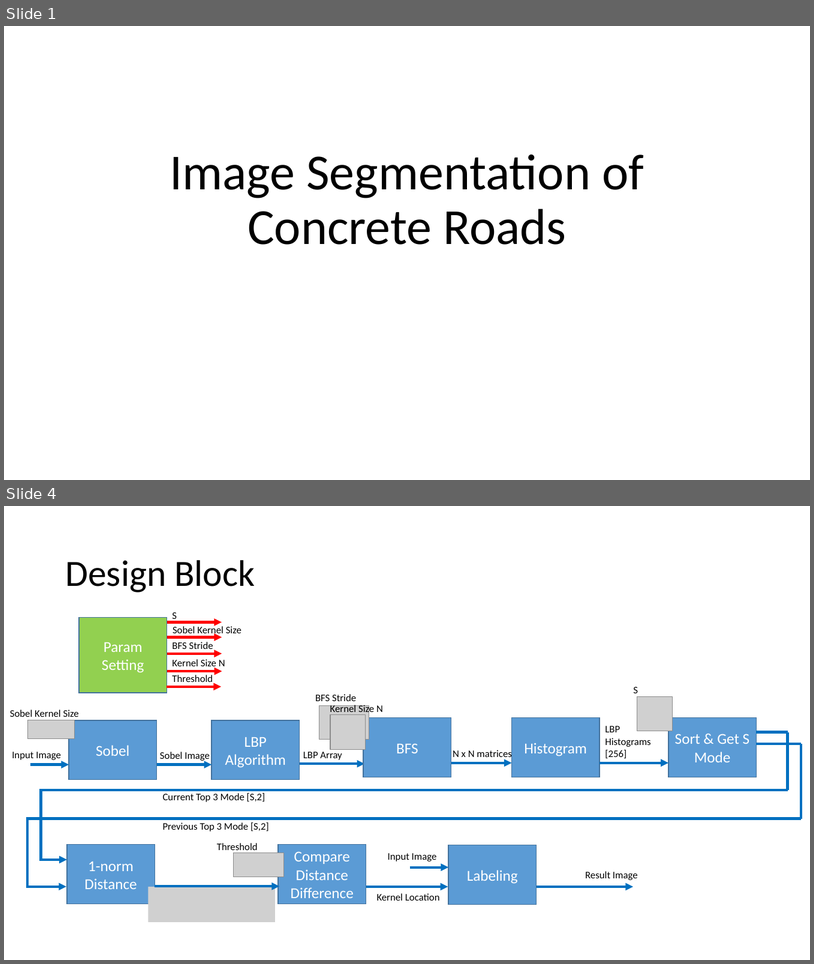
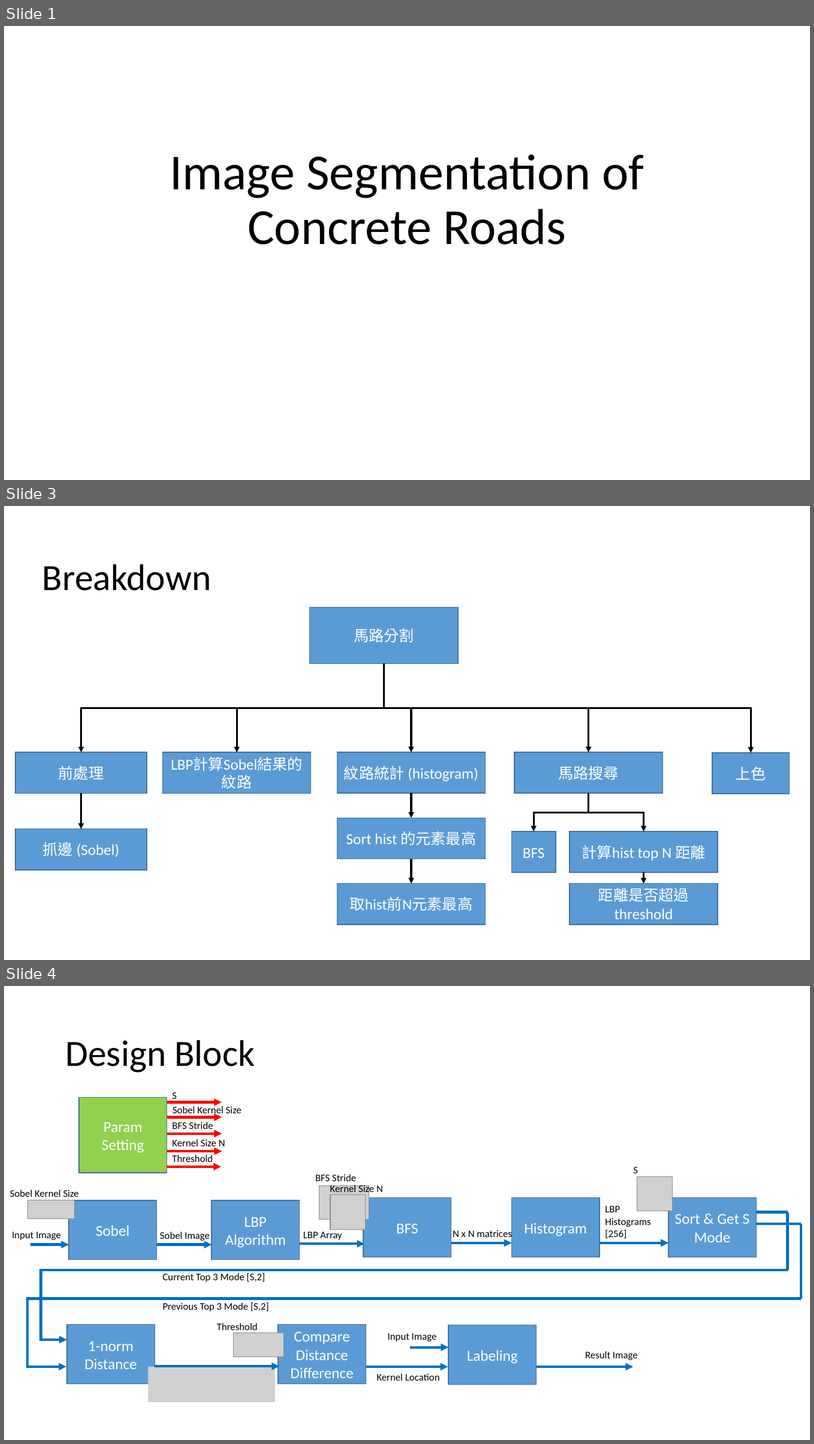
Before and after one commit to kennygnw/road_segmentation_hw, a slide deck: Image Segmentation of Concrete Roads.pptx. Shown one above the other, each under a label of ours: slides 1 and 4 before the commit, slides 1, 3 and 4 after it; the slides between them are not shown. The pictures are 814x964 and 814x1444 pixels, drawn with LibreOffice and Linux fonts; fonts in the diff are those of the drawing; grey boxes stand for pictures. Boxes give left, top, right and bottom in pixels: in the first picture for what was removed or moved away, otherwise in the second. Text is boxed around its words. In the diff, an @@ line names an element or a change of style, - is before the commit and + after.

```diff
--- a/Image Segmentation of Concrete Roads.pptx
+++ b/Image Segmentation of Concrete Roads.pptx
@@ slide 3 added at bbox=[4, 506, 810, 960], background #FFFFFF @@
@@ title added at bbox=[42, 564, 212, 591], 44 pt, text #000000 @@
+Breakdown
@@ rectangle added at bbox=[310, 607, 458, 663], fill #5B9BD5, outline #43739E 1 pt, 18 pt, text #FFFFFF @@
+馬路分割
@@ elbow arrow added from (384, 663) to (81, 752), #000000 2.25 pt @@
@@ elbow arrow added from (384, 663) to (237, 752), #000000 2.25 pt @@
@@ elbow arrow added from (384, 663) to (412, 752), #000000 2.25 pt @@
@@ elbow arrow added from (384, 663) to (589, 752), #000000 2.25 pt @@
@@ elbow arrow added from (384, 663) to (751, 753), #000000 2.25 pt @@
@@ rectangle added at bbox=[15, 752, 147, 793], fill #5B9BD5, outline #43739E 1 pt, 18 pt, text #FFFFFF @@
+前處理
@@ rectangle added at bbox=[162, 752, 311, 793], fill #5B9BD5, outline #43739E 1 pt, 18 pt, text #FFFFFF @@
+LBP計算Sobel結果的紋路
@@ rectangle added at bbox=[338, 752, 486, 793], fill #5B9BD5, outline #43739E 1 pt, 18 pt, text #FFFFFF @@
+紋路統計 (histogram)
@@ rectangle added at bbox=[515, 752, 663, 793], fill #5B9BD5, outline #43739E 1 pt, 18 pt, text #FFFFFF @@
+馬路搜尋
@@ rectangle added at bbox=[713, 753, 790, 794], fill #5B9BD5, outline #43739E 1 pt, 18 pt, text #FFFFFF @@
+上色
@@ arrow added from (81, 793) to (81, 828), #000000 2.25 pt @@
@@ arrow added from (412, 793) to (412, 817), #000000 2.25 pt @@
@@ elbow arrow added from (589, 793) to (534, 831), #000000 2.25 pt @@
@@ elbow arrow added from (589, 793) to (644, 831), #000000 2.25 pt @@
@@ rectangle added at bbox=[15, 828, 147, 870], fill #5B9BD5, outline #43739E 1 pt, 18 pt, text #FFFFFF @@
+抓邊 (Sobel)
@@ rectangle added at bbox=[338, 817, 486, 859], fill #5B9BD5, outline #43739E 1 pt, 18 pt, text #FFFFFF @@
+Sort hist 的元素最高
@@ rectangle added at bbox=[512, 831, 556, 873], fill #5B9BD5, outline #43739E 1 pt, 18 pt, text #FFFFFF @@
+BFS
@@ rectangle added at bbox=[570, 831, 718, 873], fill #5B9BD5, outline #43739E 1 pt, 18 pt, text #FFFFFF @@
+計算hist top N 距離
@@ arrow added from (412, 859) to (412, 883), #000000 2.25 pt @@
@@ rectangle added at bbox=[338, 883, 486, 925], fill #5B9BD5, outline #43739E 1 pt, 18 pt, text #FFFFFF @@
+取hist前N元素最高
@@ rectangle added at bbox=[570, 883, 718, 925], fill #5B9BD5, outline #43739E 1 pt, 18 pt, text #FFFFFF @@
+距離是否超過threshold
@@ arrow added from (644, 872) to (644, 883), #000000 2.25 pt @@
```
Also in this commit, not shown: 1 slide changed, 1 slide removed.
